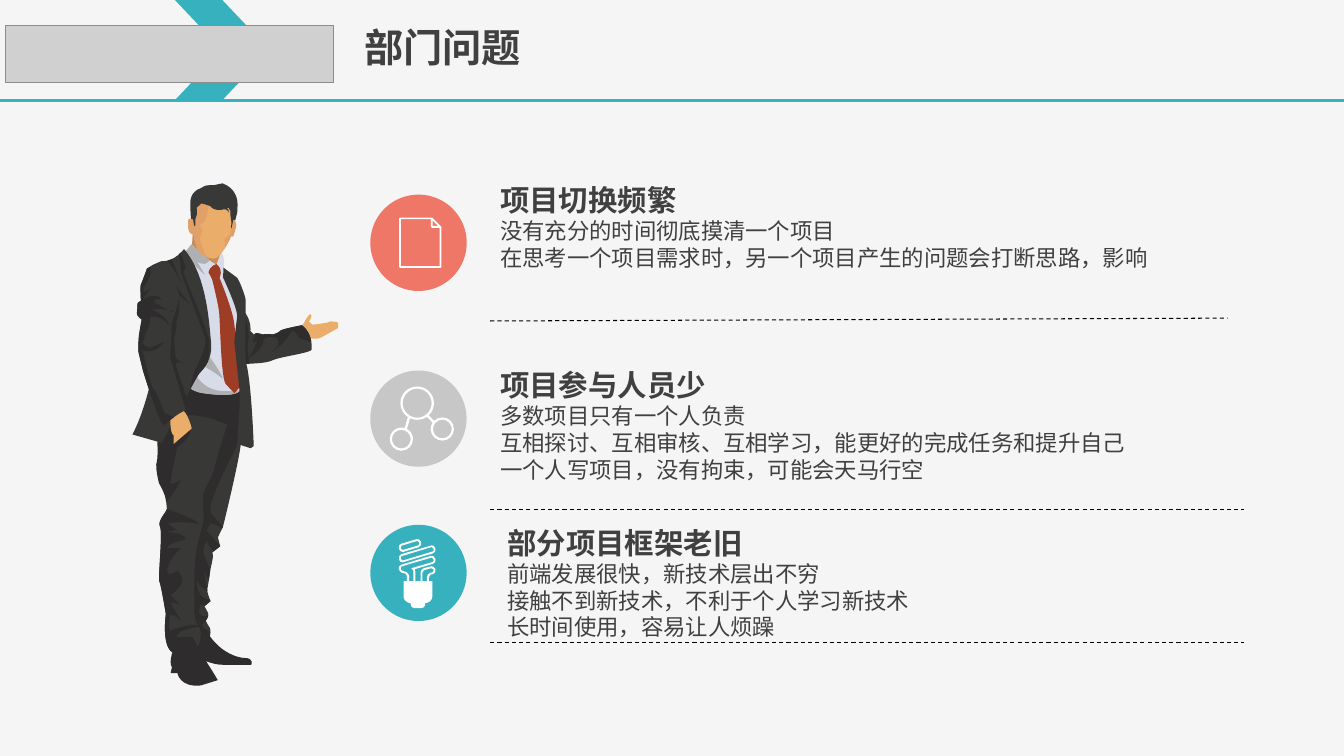
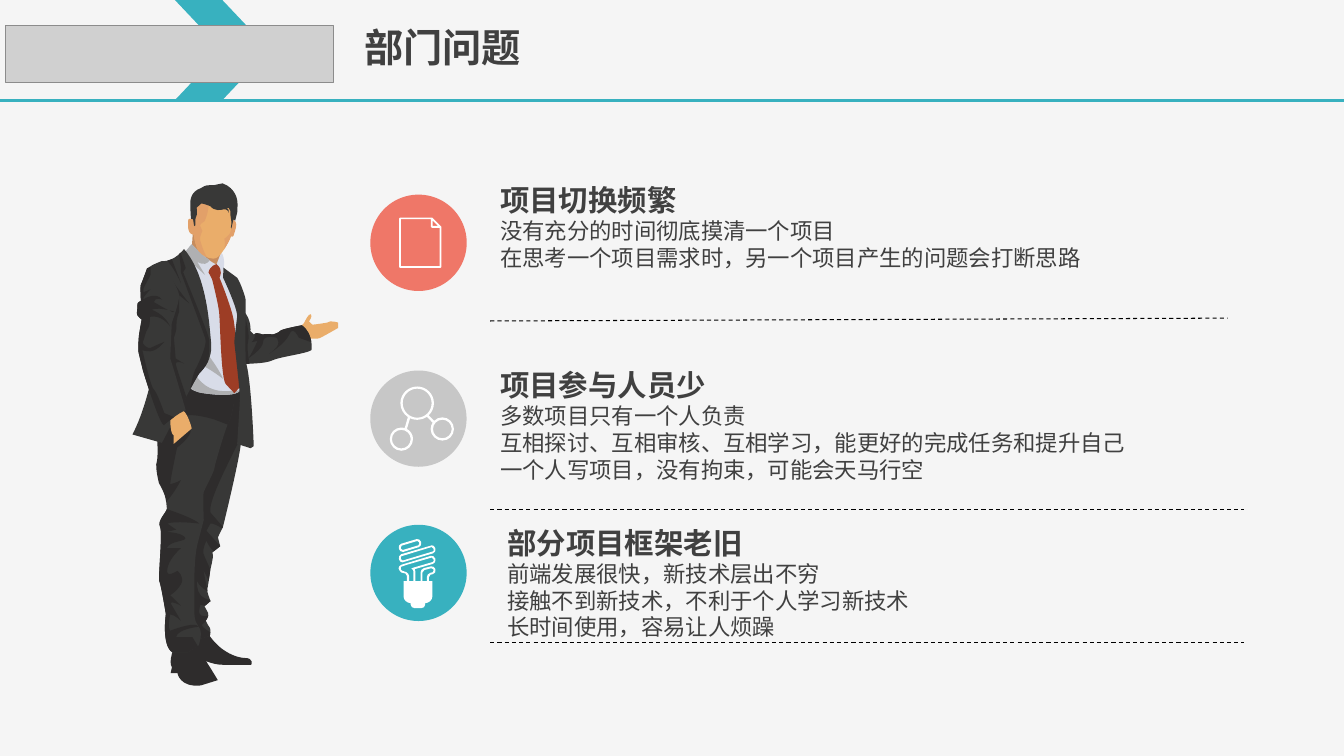
Before and after one commit to LiuQ-Q/document, a slide deck: slide 4 of 智能平台实验室+姓名+述职.pptx. Drawn at 1344x756 pixels with LibreOffice and Linux fonts; fonts in the diff are those of the drawing; grey boxes stand for pictures. Boxes give left, top, right and bottom in pixels: in the first picture for what was removed or moved away, otherwise in the second. Text is boxed around its words. In the diff, an @@ line names an element or a change of style, - is before the commit and + after.

```diff
--- a/智能平台实验室+姓名+述职.pptx
+++ b/智能平台实验室+姓名+述职.pptx
@@ text at [500, 247, 1080, 268]: text changed @@
-在思考一个项目需求时，另一个项目产生的问题会打断思路，影响
+在思考一个项目需求时，另一个项目产生的问题会打断思路
```
Also in this commit, not shown: 1 other slide changed.
